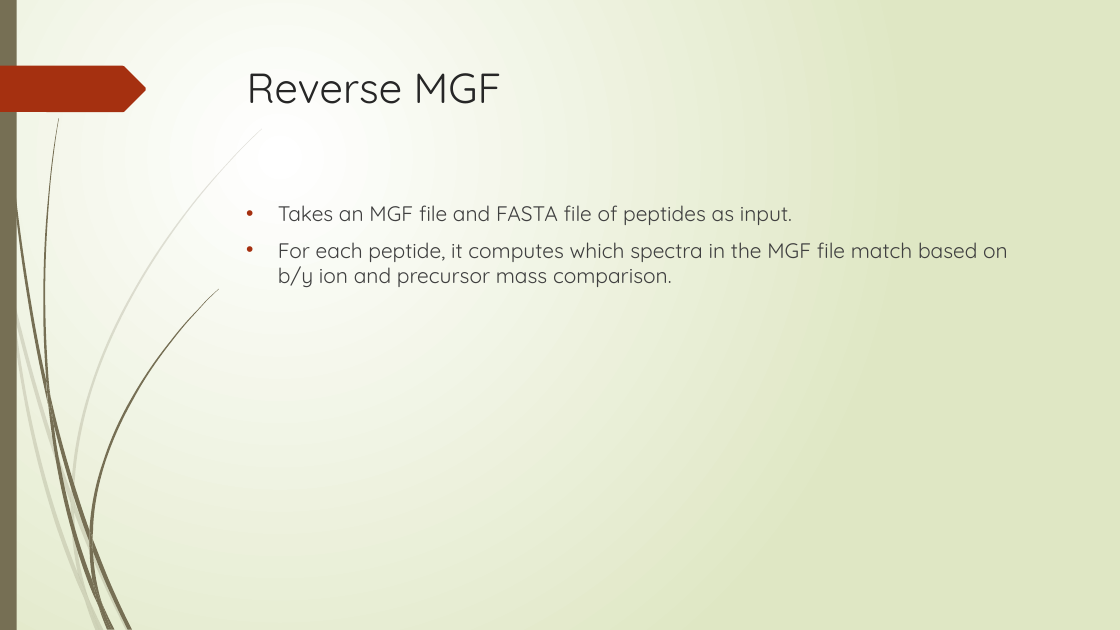
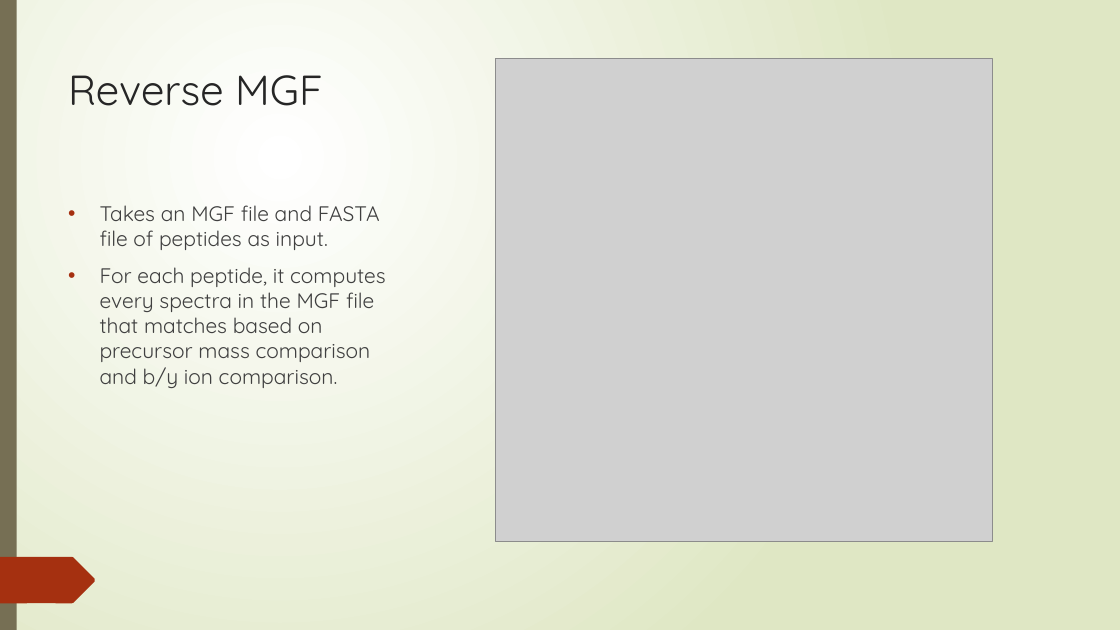
Before and after one commit to nhcha6/MersProject, a slide deck: slide 24 of SecondLabPresentation.pptx. Drawn at 1120x630 pixels with LibreOffice and Linux fonts; fonts in the diff are those of the drawing; grey boxes stand for pictures. Boxes give left, top, right and bottom in pixels: in the first picture for what was removed or moved away, otherwise in the second. Text is boxed around its words. In the diff, an @@ line names an element or a change of style, - is before the commit and + after.

Commit message:
Just added reverse mgf photo

```diff
--- a/SecondLabPresentation.pptx
+++ b/SecondLabPresentation.pptx
@@ rectangle removed at bbox=[0, 0, 17, 630] @@
@@ rectangle added at bbox=[0, 0, 1120, 630], fill gradient #FFFFFF to #DFE8C4 @@
@@ rectangle added at bbox=[0, 0, 17, 630], fill #766F54 @@
@@ picture added at bbox=[495, 59, 992, 541] @@
@@ title "Reverse MGF": place and size @@
-title "Reverse MGF" at bbox=[247, 73, 502, 104]
+title "Reverse MGF" at bbox=[68, 75, 323, 106]
@@ text "Takes an MGF file and ...": place and size @@
-text "Takes an MGF file and ..." at bbox=[278, 205, 1008, 287]
+text "Takes an MGF file and ..." at bbox=[100, 205, 386, 388]
@@ text at bbox=[100, 267, 386, 388]: text changed @@
-• For each peptide, it computes which spectra in the MGF file match based on b/y ion and precursor mass comparison.
+• For each peptide, it computes every spectra in the MGF file that matches based on precursor mass comparison and b/y ion comparison.
@@ freeform shape added at bbox=[0, 557, 96, 603], fill #A53010 @@
```
Also in this commit, not shown: 1 other slide changed.
